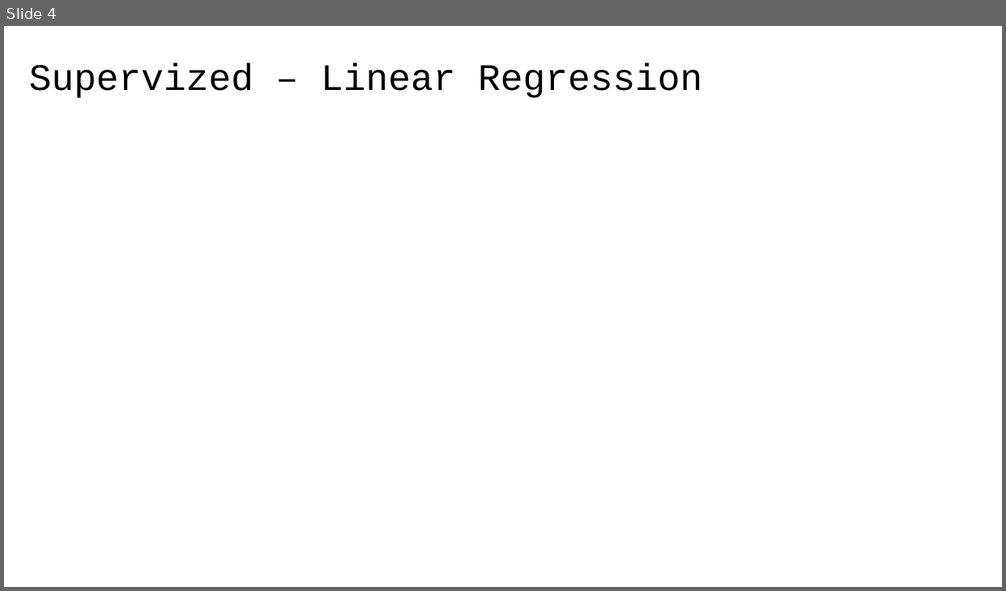
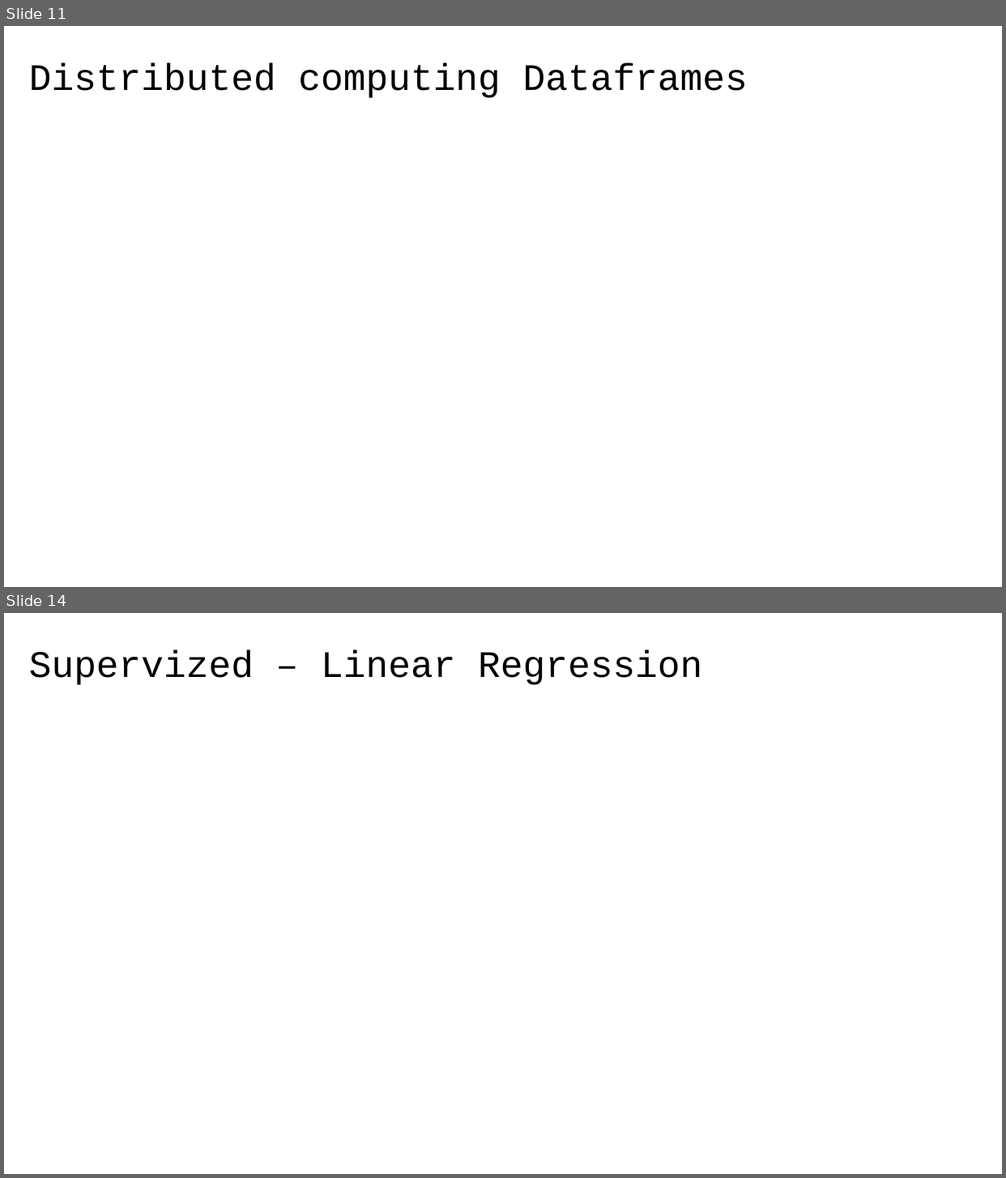
Before and after one commit to 40tude/02_Data-Science_Fullstack_march_2024, a slide deck: 12_assets/course_review_fullstack.pptx. Shown one above the other, each under a label of ours: slide 4 before the commit, slides 11 and 14 after it; the slides between them are not shown. The pictures are 1006x591 and 1006x1178 pixels, drawn with LibreOffice and Linux fonts; fonts in the diff are those of the drawing; grey boxes stand for pictures. Boxes give left, top, right and bottom in pixels: in the first picture for what was removed or moved away, otherwise in the second. Text is boxed around its words. In the diff, an @@ line names an element or a change of style, - is before the commit and + after.

```diff
--- a/12_assets/course_review_fullstack.pptx
+++ b/12_assets/course_review_fullstack.pptx
@@ slide 11 added at [4,26,1002,587], background #FFFFFF @@
@@ title added at [29,63,748,98], 36 pt, text #000000 @@
+Distributed computing Dataframes
@@ what was slide 4 is now slide 14 @@
```
Also in this commit, not shown: 9 other slides added, 10 other files.
